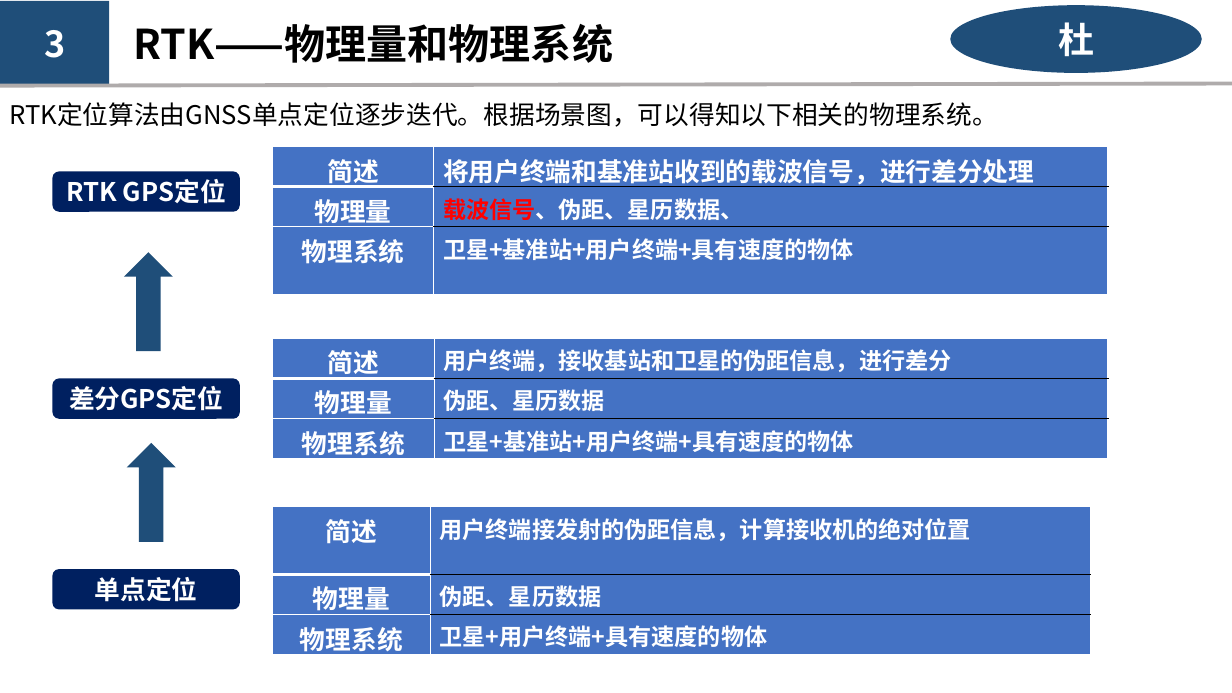
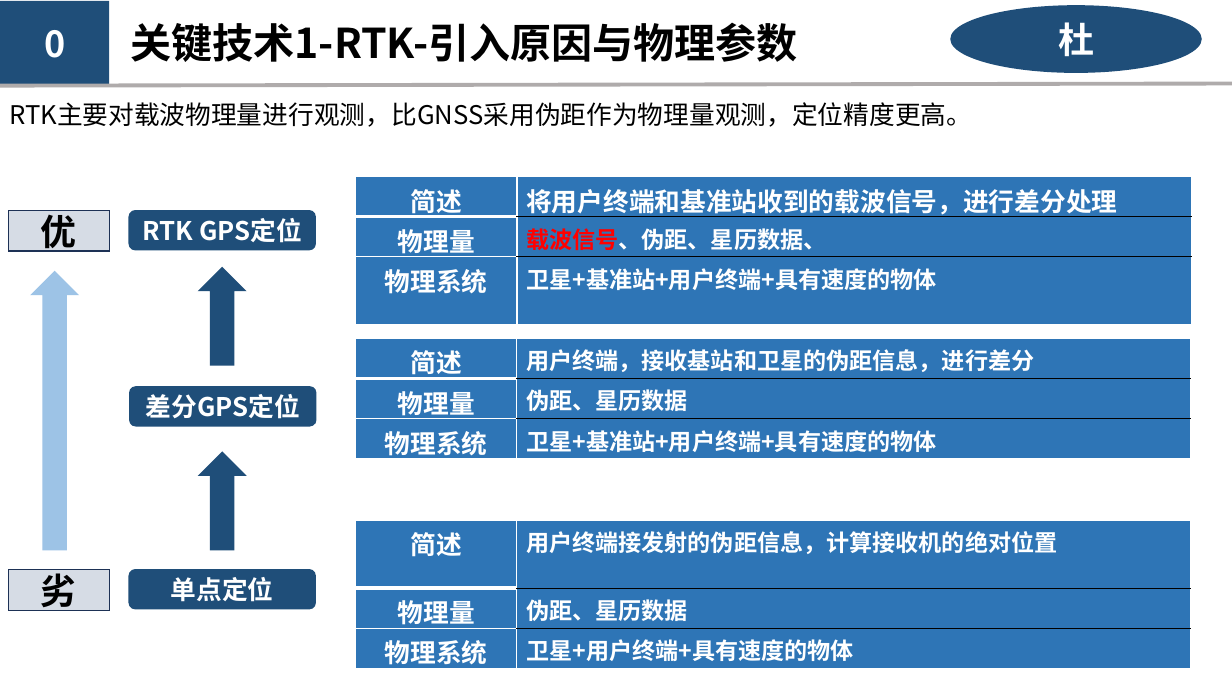
Before and after one commit to kashima19960/ppt-summary, a slide deck: slide 10 of du/RTK-Du.pptx (slide 6 before the commit). Drawn at 1232x693 pixels with LibreOffice and Linux fonts; fonts in the diff are those of the drawing. Boxes give left, top, right and bottom in pixels: in the first picture for what was removed or moved away, otherwise in the second. Text is boxed around its words. In the diff, an @@ line names an element or a change of style, - is before the commit and + after.

```diff
--- a/du/RTK-Du.pptx
+++ b/du/RTK-Du.pptx
@@ text added at (130,23,798,62), 32 pt, text #000000, bold @@
+关键技术1-RTK-引入原因与物理参数
@@ text removed at (133,24,613,63) @@
-RTK——物理量和物理系统
@@ text in rectangle at (44,30,65,58): text changed @@
-3
+0
@@ text at (9,102,972,127): text changed @@
-RTK定位算法由GNSS单点定位逐步迭代。根据场景图，可以得知以下相关的物理系统。
+RTK主要对载波物理量进行观测，比GNSS采用伪距作为物理量观测，定位精度更高。
@@ table at (356,177,1192,324) @@
@@ fill #4472C4 to #2E75B6 in 6 cells @@
@@ table: place and size @@
-table at (273,147,1109,295)
+table at (356,177,1192,324)
@@ rectangle added at (8,211,109,251), fill #D6DCE5, outline #1E3256 1 pt, 28 pt, text #000000, bold @@
+优
@@ fill #002060 to #1F4E79 in 3 elements at (128,569,316,610), (129,386,317,427), (128,210,316,250) @@
@@ rounded rectangle "RTK GPS定位": place and size @@
-rounded rectangle "RTK GPS定位" at (53,171,240,212)
+rounded rectangle "RTK GPS定位" at (128,210,316,250)
@@ up arrow: place and size @@
-up arrow at (124,252,173,351)
+up arrow at (198,267,247,366)
@@ up arrow added at (30,271,79,551), fill #9DC3E6 @@
@@ table at (356,338,1191,463) @@
@@ fill #4472C4 to #2E75B6 in 6 cells @@
@@ table: place and size @@
-table at (273,338,1108,463)
+table at (356,338,1191,463)
@@ rounded rectangle "差分GPS定位": place and size @@
-rounded rectangle "差分GPS定位" at (53,378,240,419)
+rounded rectangle "差分GPS定位" at (129,386,317,427)
@@ up arrow: place and size @@
-up arrow at (127,443,176,542)
+up arrow at (198,452,247,551)
@@ table at (356,520,1191,673) @@
@@ fill #4472C4 to #2E75B6 in 6 cells @@
@@ table: place and size @@
-table at (273,506,1091,659)
+table at (356,520,1191,673)
@@ rounded rectangle "单点定位": place and size @@
-rounded rectangle "单点定位" at (53,569,240,610)
+rounded rectangle "单点定位" at (128,569,316,610)
@@ rectangle added at (8,570,109,611), fill #D6DCE5, outline #1E3256 1 pt, 28 pt, text #000000, bold @@
+劣
```
Also in this commit, not shown: 7 other slides changed, 8 slides added, 3 slides removed, 2 other files.
